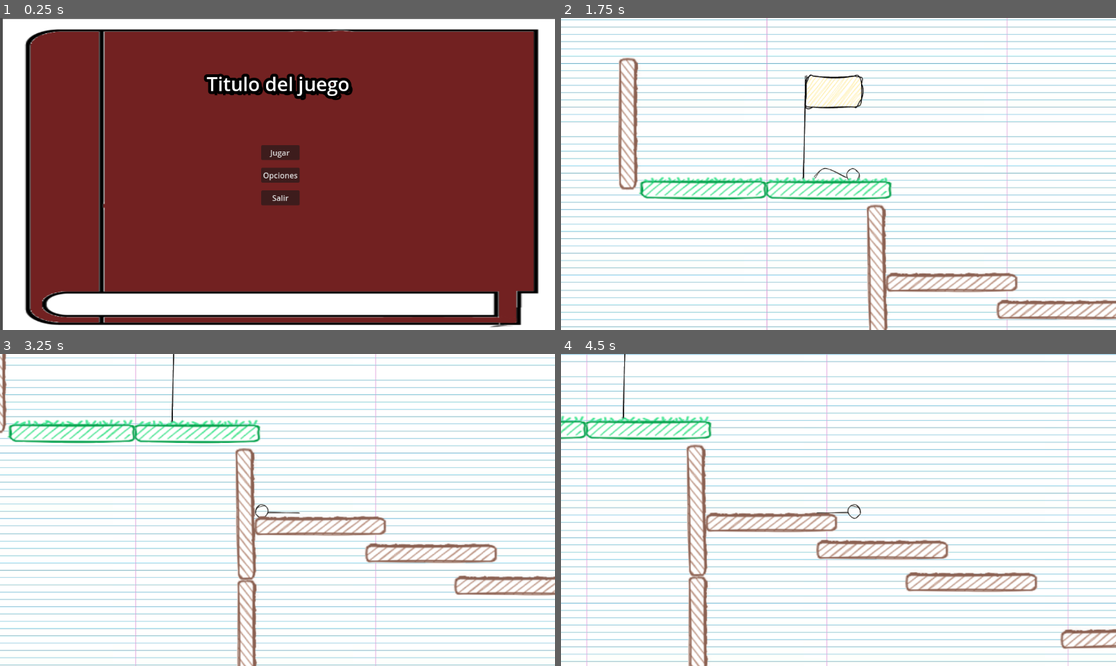
Above: before the commit, frames 1-4 (two rows, left to right).
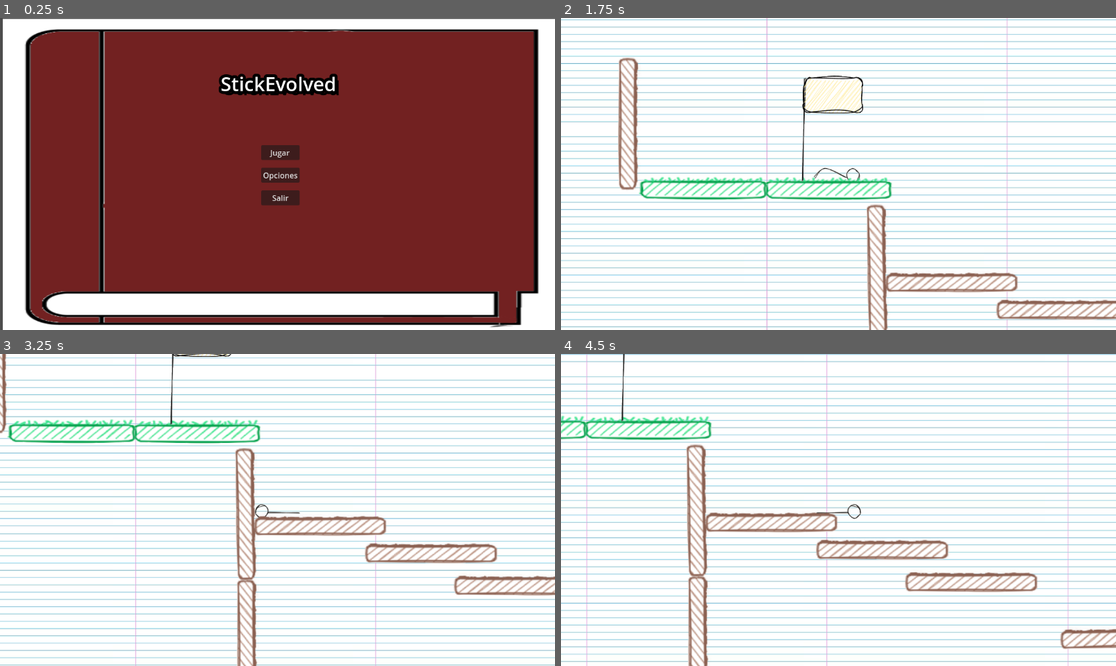
Above: after the commit, the same moments.

Repository: Guz-dev/StickEvolved
Game: Godot game, scene res://menu.tscn
The game is run twice, just before and just after one commit, with the same random seed, the same clock (stepped at 60 frames per second) and the same inputs.
Inputs:
- Up to frame 1 (0.25 s): no input
- Up to frame 2 (1.75 s): click "Jugar" at 0.5 s; tap Enter (ui_accept) at 1.25, 1.52, 1.55 s; hold Right (ui_right) from 1.28 s (still down); hold X (grab) from 1.28 s (still down)
- Up to frame 3 (3.25 s): tap Enter (ui_accept) at 1.82, 2.1, 2.27, 2.57, 3.05 s; release X (grab) at 2.03 s; tap X (grab) at 2.3 s; release Right (ui_right) at 2.78 s; hold Left (ui_left) from 2.78 s (still down); hold X (grab) from 2.78 s (still down)
- Up to frame 4 (4.5 s): release Left (ui_left) at 3.53 s; release X (grab) at 3.53 s; hold Right (ui_right) from 3.53 s (still down); tap X (grab) at 3.6 s; tap Enter (ui_accept) at 3.77, 4.07, 4.35 s

The runs differ from the first frame. In frame 1, 1.2% of the frame differs, in the area x 36-64%, y 17-27%; in frame 2, 0.8%; in frame 3, 0.2%; in frame 4, less than 0.1%.
Error after the commit: Parse Error: Unexpected "if" in class body. (res://Assets/Scripts/GameManager.gd:13)

Commit message:
StickEvolved

Diff:
--- a/Assets/Scenes/Components/Scenario/dirt_floor.tscn
+++ b/Assets/Scenes/Components/Scenario/dirt_floor.tscn
@@ -1,6 +1,7 @@
-[gd_scene load_steps=4 format=3 uid="uid://c6dnbssxerqqg"]
+[gd_scene load_steps=5 format=3 uid="uid://c6dnbssxerqqg"]
 
 [ext_resource type="Texture2D" uid="uid://c3kvgy31um4f5" path="res://Assets/Sprites/Scenario/Structures/dirt/piso_tierra.png" id="1_7nnvi"]
+[ext_resource type="Script" path="res://Assets/Scripts/dirt_floor.gd" id="1_k2fhw"]
 
 [sub_resource type="SpriteFrames" id="SpriteFrames_md5pe"]
 animations = [{
@@ -18,6 +19,7 @@
 
 [node name="Dirt_floor" type="RigidBody2D"]
 gravity_scale = 0.0
+script = ExtResource("1_k2fhw")
 
 [node name="AnimatedSprite2D" type="AnimatedSprite2D" parent="."]
 scale = Vector2(3, 2)
@@ -29,3 +31,12 @@
 position = Vector2(-2.5, 3.25)
 scale = Vector2(3, 2)
 shape = SubResource("RectangleShape2D_jo52s")
+
+[node name="Area2D" type="Area2D" parent="."]
+
+[node name="CollisionShape2D" type="CollisionShape2D" parent="Area2D"]
+position = Vector2(-2, -20)
+scale = Vector2(3, 2)
+shape = SubResource("RectangleShape2D_jo52s")
+
+[connection signal="area_entered" from="Area2D" to="." method="_on_area_2d_area_entered"]
--- a/Assets/Scenes/main.tscn
+++ b/Assets/Scenes/main.tscn
@@ -12,6 +12,10 @@
 [ext_resource type="PackedScene" uid="uid://bw0kv1qqnloed" path="res://Assets/Scenes/Components/Scenario/spike.tscn" id="10_qanwc"]
 [ext_resource type="AudioStream" uid="uid://kngcyij0ae3x" path="res://Assets/Sounds/music.mp3" id="11_mbcis"]
 
+[sub_resource type="LabelSettings" id="LabelSettings_56fi6"]
+font_size = 151
+font_color = Color(0, 0, 0, 1)
+
 [node name="main" type="Node2D"]
 position = Vector2(384.938, 192.696)
 
@@ -1569,18 +1573,6 @@
 [node name="Escenario4" type="Node2D" parent="."]
 position = Vector2(1977, 3171)
 
-[node name="Dirt_floor" parent="Escenario4" instance=ExtResource("3_nip58")]
-position = Vector2(-1087, 234)
-rotation = 0.0
-
-[node name="Dirt_floor2" parent="Escenario4" instance=ExtResource("3_nip58")]
-position = Vector2(-1428, 233)
-rotation = 0.0
-
-[node name="Dirt_floor3" parent="Escenario4" instance=ExtResource("3_nip58")]
-position = Vector2(-1768, 234)
-rotation = 0.0
-
 [node name="Dirt_floor4" parent="Escenario4" instance=ExtResource("3_nip58")]
 position = Vector2(226, -842)
 rotation = 0.0
@@ -1621,10 +1613,6 @@
 position = Vector2(482, -12)
 rotation = 0.0
 
-[node name="Dirt_floor9" parent="Escenario4" instance=ExtResource("3_nip58")]
-position = Vector2(-741, 234)
-rotation = 0.0
-
 [node name="Dirt_floor19" parent="Escenario4" instance=ExtResource("3_nip58")]
 position = Vector2(1590.06, -89.696)
 rotation = 0.0
@@ -1658,15 +1646,11 @@
 rotation = 0.0
 
 [node name="Dirt_floor16" parent="Escenario4/Dirt_floor10" instance=ExtResource("3_nip58")]
-position = Vector2(4135, -12)
+position = Vector2(4129.06, -9.69604)
 rotation = 0.0
 
 [node name="Dirt_floor17" parent="Escenario4/Dirt_floor10" instance=ExtResource("3_nip58")]
 position = Vector2(3792, -9)
-rotation = 0.0
-
-[node name="Dirt_floor20" parent="Escenario4/Dirt_floor10" instance=ExtResource("3_nip58")]
-position = Vector2(3960, 1074)
 rotation = 0.0
 
 [node name="Dirt_floor21" parent="Escenario4/Dirt_floor10" instance=ExtResource("3_nip58")]
@@ -1887,11 +1871,8 @@
 [node name="Jump_Pad3" parent="Escenario" instance=ExtResource("3_1h4nb")]
 position = Vector2(975, 1342)
 
-[node name="Grass_floor4" parent="Escenario" instance=ExtResource("3_860y0")]
-position = Vector2(836, 2888)
-
 [node name="Grass_floor3" parent="Escenario" instance=ExtResource("3_860y0")]
-position = Vector2(594, 1173)
+position = Vector2(569.062, 1173.3)
 
 [node name="Dirt_floor6" parent="Escenario" instance=ExtResource("3_nip58")]
 position = Vector2(358, 2011)
@@ -1909,7 +1890,7 @@
 position = Vector2(365, 3043)
 
 [node name="Checkpoint" parent="." instance=ExtResource("8_myu7u")]
-position = Vector2(1256, 3089)
+position = Vector2(1252.06, 3097.3)
 
 [node name="Checkpoint2" parent="." instance=ExtResource("8_myu7u")]
 position = Vector2(7296, 3144)
@@ -1931,7 +1912,7 @@
 scale = Vector2(0.555, 1)
 
 [node name="Dirt_floor5" parent="." instance=ExtResource("9_yudnp")]
-position = Vector2(1106, 1311)
+position = Vector2(1106.06, 1274.3)
 
 [node name="Jump_Pad" parent="." instance=ExtResource("3_1h4nb")]
 position = Vector2(561, 1605)
@@ -1961,7 +1942,7 @@
 position = Vector2(70.0623, -308.696)
 
 [node name="Dirt_floor6" parent="." instance=ExtResource("9_yudnp")]
-position = Vector2(1065, 3360)
+position = Vector2(1032.06, 3358.3)
 
 [node name="Jump_Pad10" parent="." instance=ExtResource("3_1h4nb")]
 position = Vector2(3128, 3015)
@@ -1982,10 +1963,10 @@
 position = Vector2(7792, 2975)
 
 [node name="Dirt_wall5" parent="." instance=ExtResource("3_nip58")]
-position = Vector2(7525, 2516)
+position = Vector2(7524.06, 2478.3)
 
 [node name="Jump_Pad12" parent="." instance=ExtResource("3_1h4nb")]
-position = Vector2(7724, 2814)
+position = Vector2(7710.06, 2777.3)
 
 [node name="Grass_floor" parent="." instance=ExtResource("3_860y0")]
 position = Vector2(-401.312, -76.554)
@@ -2039,13 +2020,13 @@
 position = Vector2(7929.06, 2032.3)
 
 [node name="Dirt_wall11" parent="." instance=ExtResource("3_nip58")]
-position = Vector2(7571.06, 1818.3)
+position = Vector2(7551.06, 1810.3)
 
 [node name="Dirt_wall12" parent="." instance=ExtResource("3_nip58")]
 position = Vector2(7907.06, 1714.3)
 
 [node name="Dirt_wall13" parent="." instance=ExtResource("3_nip58")]
-position = Vector2(7623.06, 1502.3)
+position = Vector2(7582.06, 1482.3)
 
 [node name="Dirt_floor7" parent="." instance=ExtResource("9_yudnp")]
 position = Vector2(8115.06, 1562.3)
@@ -2054,4 +2035,42 @@
 position = Vector2(8457.06, 1564.3)
 
 [node name="Checkpoint4" parent="." instance=ExtResource("8_myu7u")]
-position = Vector2(8617.06, 1338.3)
+position = Vector2(8612.06, 1314.3)
+
+[node name="Dirt_floor9" parent="." instance=ExtResource("9_yudnp")]
+position = Vector2(7197.06, 3404.3)
+
+[node name="Dirt_floor10" parent="." instance=ExtResource("9_yudnp")]
+position = Vector2(506.062, 2717.3)
+
+[node name="Dirt_floor11" parent="." instance=ExtResource("9_yudnp")]
+position = Vector2(193.062, 3406.3)
+
+[node name="Dirt_floor12" parent="." instance=ExtResource("9_yudnp")]
+position = Vector2(536.062, 3407.3)
+
+[node name="Dirt_floor13" parent="." instance=ExtResource("9_yudnp")]
+position = Vector2(877.062, 3407.3)
+
+[node name="Dirt_floor14" parent="." instance=ExtResource("9_yudnp")]
+position = Vector2(1233.06, 3406.3)
+
+[node name="Dirt_floor15" parent="." instance=ExtResource("9_yudnp")]
+position = Vector2(8802.06, 1563.3)
+
+[node name="Dirt_floor16" parent="." instance=ExtResource("9_yudnp")]
+position = Vector2(9145.06, 1560.3)
+
+[node name="Dirt_floor17" parent="." instance=ExtResource("9_yudnp")]
+position = Vector2(9488.06, 1557.3)
+
+[node name="Dirt_floor18" parent="." instance=ExtResource("9_yudnp")]
+position = Vector2(9833.06, 1555.3)
+
+[node name="Label" type="Label" parent="."]
+offset_left = 8997.06
+offset_top = 1228.3
+offset_right = 9962.06
+offset_bottom = 1435.3
+text = "Fin del Juego!"
+label_settings = SubResource("LabelSettings_56fi6")
--- a/Assets/Scripts/GameManager.gd
+++ b/Assets/Scripts/GameManager.gd
@@ -9,3 +9,5 @@
 func respawn_player():
 	if current_checkpoint != null:
 		player.position = current_checkpoint.global_position
+
+if checkpoints = 4:
--- a/Assets/Scripts/Player.gd
+++ b/Assets/Scripts/Player.gd
@@ -3,9 +3,10 @@
 
 const SPEED =  300.0
 const JUMP_VELOCITY = -500.0
-
+const FALL_LIMIT = 300
 var idle = "idle"
 var movement = "movement"
+var jump_site = 0.0
 
 # Get the gravity from the project settings to be synced with RigidBody nodes.
 var gravity = ProjectSettings.get_setting("physics/2d/default_gravity")
@@ -20,6 +21,9 @@
 func _physics_process(delta):
 	# Add the gravity.
 	if not is_on_floor():
+		if jump_site == 0:
+			jump_site = position.y
+		#print("Jump site ", jump_site)
 		velocity.y += gravity * delta
 
 	# Get the input direction and handle the movement/deceleration.
@@ -37,6 +41,7 @@
 	# Handle jump.
 	if legs:
 		if Input.is_action_just_pressed("ui_accept") and (is_on_floor() or grab):
+			jump_site = 0.0
 			velocity.y = JUMP_VELOCITY
 			if grab:
 				if direction:
@@ -45,6 +50,12 @@
 				else:
 					velocity.x = move_toward(velocity.x, 0, SPEED)
 
+	if is_on_floor() && jump_site != 0:
+		#print("y:",position.y)
+		if abs(position.y - jump_site) > FALL_LIMIT:
+			die()
+		else:
+			jump_site = 0.0
 	decide_animation()
 	move_and_slide()
 
@@ -78,5 +89,6 @@
 		movement = "movementp3"
 
 func die():
+	jump_site = 0.0
 	$AudioStreamPlayer2D.play()
 	GameManager.respawn_player()
--- /dev/null
+++ b/Assets/Scripts/dirt_floor.gd
@@ -0,0 +1,5 @@
+extends RigidBody2D
+
+#func _on_area_2d_area_entered(area):
+	#if area.get_parent() is Player && area.get_parent().velocity.y > 500:
+		#area.get_parent().die()
--- a/Assets/Scripts/jump_pad.gd
+++ b/Assets/Scripts/jump_pad.gd
@@ -7,6 +7,7 @@
 	$animaciones.play("back")
 	if area.get_parent() is Player:
 		area.get_parent().velocity.y = force
+		area.get_parent().jump_site = 0.0
 
 func _on_animaciones_animation_finished():
 	$animaciones.play("idle")
--- a/Menu.gd
+++ b/Menu.gd
@@ -1,6 +1,4 @@
 extends Control
-
-
 
 func _on_play_pressed():
 	get_tree().change_scene_to_file("res://Assets/Scenes/main.tscn")
--- a/menu.tscn
+++ b/menu.tscn
@@ -43,7 +43,7 @@
 theme_override_constants/outline_size = 24
 theme_override_fonts/font = SubResource("SystemFont_r7cx7")
 theme_override_font_sizes/font_size = 40
-text = "Titulo del juego
+text = "StickEvolved
 "
 horizontal_alignment = 1
 vertical_alignment = 1
Not shown: 1 places in Assets/Scenes/main.tscn that only renumber resources
